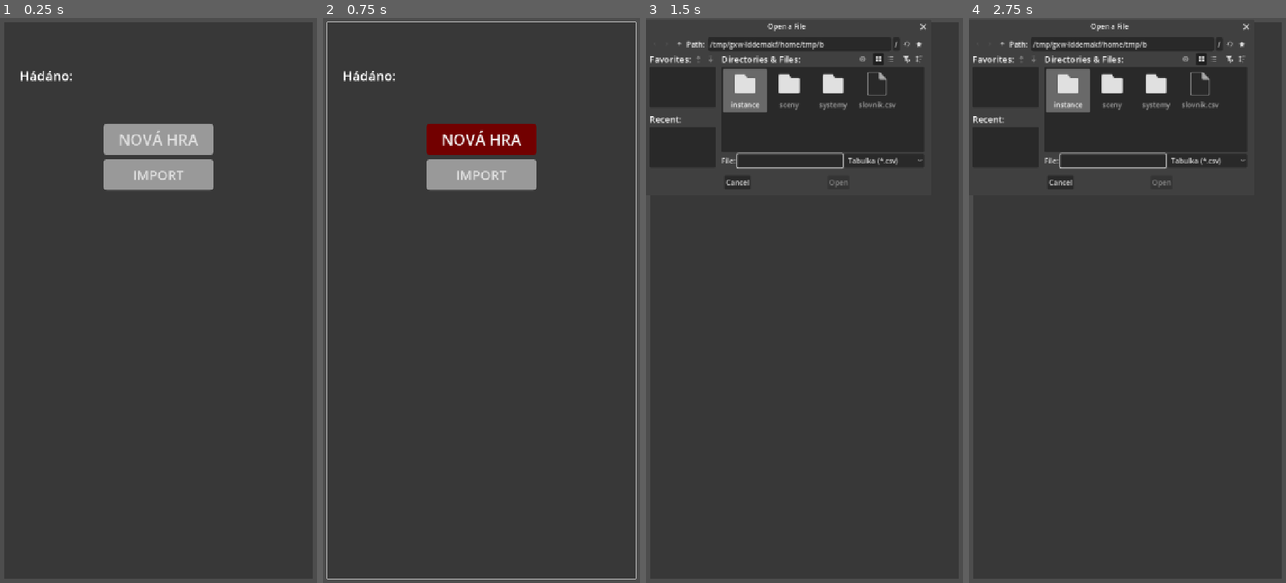
Above: before the commit, frames 1-4 (left to right).
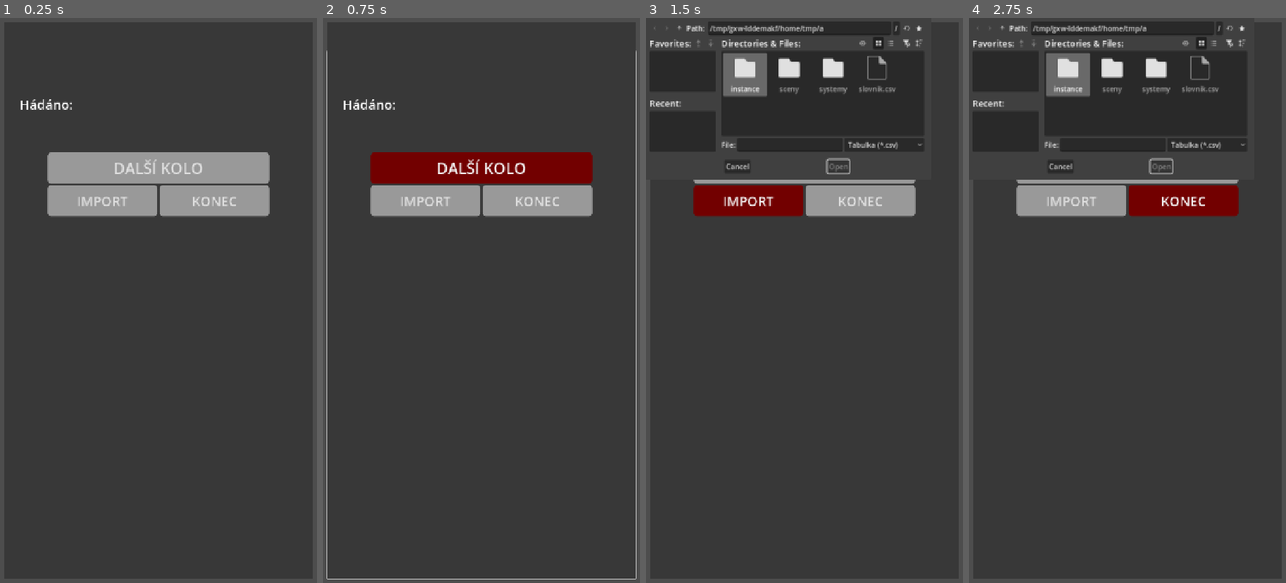
Above: after the commit, the same moments.

Repository: hyearchom/clueword
Game: Godot game, scene res://sceny/Hra.tscn
The game is run twice, just before and just after one commit, with the same random seed, the same clock (stepped at 60 frames per second) and the same inputs.
Inputs (mouse positions are in pixels of both pictures, inside the frame that each line leads up to):
- Up to frame 1 (0.25 s): no input
- Up to frame 2 (0.75 s): click "NOVÁ HRA" (after the commit: "DALŠÍ KOLO") at 0.5 s
- Up to frame 3 (1.5 s): click "IMPORT" at 1.25 s
- Up to frame 4 (2.75 s): click (1184, 198) at 2 s, where only the run after the commit has a clickable "KONEC"

The runs differ from the first frame. In frame 1, 8.4% of the frame differs, in the area x 6-86%, y 9-36%; in frame 2, 9.7%, in the area x 1-99%, y 0-36%; in frame 3, 8.8%; in frame 4, 8.8%.

Commit message:
V 0.8
Added import native support for csv table

Fix issue with word level evaluation

Diff:
--- a/instance/slovo.gd
+++ b/instance/slovo.gd
@@ -27,7 +27,7 @@
 	hadanka = randi_range(0,1)
 	dvojice[hadanka].text = zakodovat(dvojice[hadanka].text)
 
-	Databaze.zmenit_uroven(original, Chyby.MAXIMUM -1)
+	Databaze.zmenit_uroven(original, int(Chyby.MAXIMUM -1))
 
 func zakodovat(slovo: String) -> String:
 	var tajemka: String = ""
@@ -63,5 +63,4 @@
 		hadane_slovo.text[pozice] = pismeno
 	if not "*" in hadane_slovo.text:
 		vyreseno = true
-		Databaze.zmenit_uroven(original, -Chyby.pocet +Chyby.MAXIMUM)
-		#Databaze.ulozit_tabulku()
+		Databaze.zmenit_uroven(original, int(-Chyby.MAXIMUM +Chyby.pocet))
--- a/project.godot
+++ b/project.godot
@@ -11,7 +11,7 @@
 [application]
 
 config/name="Clueword"
-config/version="0.7"
+config/version="0.8"
 run/main_scene="uid://ctvyxn3egr5bj"
 config/features=PackedStringArray("4.7", "GL Compatibility")
 config/icon="res://icon.svg"
--- a/sceny/Hadani.gd
+++ b/sceny/Hadani.gd
@@ -5,7 +5,7 @@
 
 var souhrn_odpovedi: Array
 
-@onready var Pouzite: Label = $"../Prvky/Dole/Stav/Pouzita/Pismena"
+@onready var Pouzite: Label = $"../Prvky/Stav/Pouzita/Pismena"
 
 func _ready() -> void:
 	aktivace(false)
--- a/sceny/Hra.gd
+++ b/sceny/Hra.gd
@@ -2,10 +2,10 @@
 
 @onready var Mapa: MarginContainer = $Mapa
 @onready var Hadani: Node = $Mapa/Hadani
-@onready var Stav: VBoxContainer = $Mapa/Prvky/Dole/Stav
+@onready var Stav: VBoxContainer = $Mapa/Prvky/Stav
 @onready var Chyby: Label = Stav.get_node(^"Chyby")
 @onready var Oznameni: Label = Stav.get_node(^"Oznameni")
-@onready var Pouzita: Label = $Mapa/Prvky/Dole/Stav/Pouzita/Pismena
+@onready var Pouzita: Label = $Mapa/Prvky/Stav/Pouzita/Pismena
 
 
 func _ready() -> void:
@@ -35,3 +35,7 @@
 	Chyby.vynulovat()
 	Mapa.nove_kolo()
 	Hadani.aktivace(true)
+
+
+func zavrit() -> void:
+	get_tree().quit()
--- a/sceny/Hra.tscn
+++ b/sceny/Hra.tscn
@@ -56,7 +56,7 @@
 size_flags_vertical = 3
 theme = SubResource("Theme_cxnpc")
 theme_override_constants/margin_left = 10
-theme_override_constants/margin_top = 10
+theme_override_constants/margin_top = 75
 theme_override_constants/margin_right = 10
 theme_override_constants/margin_bottom = 10
 script = ExtResource("2_imq26")
@@ -77,78 +77,81 @@
 layout_mode = 2
 theme_override_constants/separation = 15
 
-[node name="Dole" type="HBoxContainer" parent="Mapa/Prvky" unique_id=1650166470]
-custom_minimum_size = Vector2(0, 150)
-layout_mode = 2
-size_flags_vertical = 0
-alignment = 1
-
-[node name="Stav" type="VBoxContainer" parent="Mapa/Prvky/Dole" unique_id=170100127]
+[node name="Stav" type="VBoxContainer" parent="Mapa/Prvky" unique_id=170100127]
 layout_mode = 2
 size_flags_horizontal = 3
 size_flags_vertical = 0
 theme_override_constants/separation = 10
 
-[node name="Chyby" type="Label" parent="Mapa/Prvky/Dole/Stav" unique_id=1447657097 node_paths=PackedStringArray("Hadani") groups=["chyby"]]
+[node name="Chyby" type="Label" parent="Mapa/Prvky/Stav" unique_id=1447657097 node_paths=PackedStringArray("Hadani") groups=["chyby"]]
 layout_mode = 2
 label_settings = SubResource("LabelSettings_nsmsb")
 horizontal_alignment = 1
 script = ExtResource("4_j7enp")
-Hadani = NodePath("../../../../Hadani")
+Hadani = NodePath("../../../Hadani")
 
-[node name="Pouzita" type="HBoxContainer" parent="Mapa/Prvky/Dole/Stav" unique_id=920881563]
+[node name="Pouzita" type="HBoxContainer" parent="Mapa/Prvky/Stav" unique_id=920881563]
 layout_mode = 2
 
-[node name="Mezera" type="Control" parent="Mapa/Prvky/Dole/Stav/Pouzita" unique_id=1830581555]
+[node name="Mezera" type="Control" parent="Mapa/Prvky/Stav/Pouzita" unique_id=1830581555]
 custom_minimum_size = Vector2(30, 0)
 layout_mode = 2
 
-[node name="Popis" type="Label" parent="Mapa/Prvky/Dole/Stav/Pouzita" unique_id=354746637]
+[node name="Popis" type="Label" parent="Mapa/Prvky/Stav/Pouzita" unique_id=354746637]
 layout_mode = 2
 text = "Hádáno:"
 label_settings = SubResource("LabelSettings_imq26")
 horizontal_alignment = 1
 
-[node name="Pismena" type="Label" parent="Mapa/Prvky/Dole/Stav/Pouzita" unique_id=125522149]
+[node name="Pismena" type="Label" parent="Mapa/Prvky/Stav/Pouzita" unique_id=125522149]
 layout_mode = 2
 size_flags_horizontal = 3
 text = " "
 label_settings = SubResource("LabelSettings_imq26")
 horizontal_alignment = 1
 
-[node name="Oznameni" type="Label" parent="Mapa/Prvky/Dole/Stav" unique_id=940126716]
+[node name="Oznameni" type="Label" parent="Mapa/Prvky/Stav" unique_id=940126716]
 layout_mode = 2
 label_settings = SubResource("LabelSettings_j7enp")
 horizontal_alignment = 1
 uppercase = true
 
-[node name="NaStred" type="HBoxContainer" parent="Mapa/Prvky/Dole/Stav" unique_id=1142734582]
+[node name="NaStred" type="HBoxContainer" parent="Mapa/Prvky/Stav" unique_id=1142734582]
 layout_mode = 2
 alignment = 1
 
-[node name="Nova_hra" type="Button" parent="Mapa/Prvky/Dole/Stav/NaStred" unique_id=1646957082]
+[node name="PodSebou" type="VBoxContainer" parent="Mapa/Prvky/Stav/NaStred" unique_id=1591540971]
+layout_mode = 2
+
+[node name="Nova_hra" type="Button" parent="Mapa/Prvky/Stav/NaStred/PodSebou" unique_id=1646957082]
 custom_minimum_size = Vector2(250, 70)
 layout_mode = 2
 theme_override_font_sizes/font_size = 35
-text = "NOVÁ HRA"
+text = "DALŠÍ KOLO"
 
-[node name="NaStred2" type="HBoxContainer" parent="Mapa/Prvky/Dole/Stav" unique_id=1599799356]
+[node name="VedleSebe" type="HBoxContainer" parent="Mapa/Prvky/Stav/NaStred/PodSebou" unique_id=1525159321]
 layout_mode = 2
-alignment = 1
 
-[node name="Importovat" type="Button" parent="Mapa/Prvky/Dole/Stav/NaStred2" unique_id=1931515881 node_paths=PackedStringArray("Vyber_souboru", "Hra")]
+[node name="Importovat" type="Button" parent="Mapa/Prvky/Stav/NaStred/PodSebou/VedleSebe" unique_id=1931515881 node_paths=PackedStringArray("Vyber_souboru", "Hra")]
 custom_minimum_size = Vector2(250, 70)
 layout_mode = 2
 theme_override_font_sizes/font_size = 30
 text = "IMPORT"
 script = ExtResource("5_cxnpc")
-Vyber_souboru = NodePath("../../../../../../Vyber_souboru")
-Hra = NodePath("../../../../../..")
+Vyber_souboru = NodePath("../../../../../../../Vyber_souboru")
+Hra = NodePath("../../../../../../..")
+
+[node name="Ukoncit" type="Button" parent="Mapa/Prvky/Stav/NaStred/PodSebou/VedleSebe" unique_id=1910250768]
+custom_minimum_size = Vector2(250, 70)
+layout_mode = 2
+theme_override_font_sizes/font_size = 30
+text = "KONEC"
 
 [node name="Vyber_souboru" type="FileDialog" parent="." unique_id=71185896]
 oversampling_override = 1.0
 script = ExtResource("5_imq26")
 
 [connection signal="text_changed" from="Mapa/Hadani" to="Mapa/Hadani" method="_overit_pismeno"]
-[connection signal="pressed" from="Mapa/Prvky/Dole/Stav/NaStred/Nova_hra" to="." method="nova_hra"]
-[connection signal="pressed" from="Mapa/Prvky/Dole/Stav/NaStred2/Importovat" to="Mapa/Prvky/Dole/Stav/NaStred2/Importovat" method="_stisk"]
+[connection signal="pressed" from="Mapa/Prvky/Stav/NaStred/PodSebou/Nova_hra" to="." method="nova_hra"]
+[connection signal="pressed" from="Mapa/Prvky/Stav/NaStred/PodSebou/VedleSebe/Importovat" to="Mapa/Prvky/Stav/NaStred/PodSebou/VedleSebe/Importovat" method="_stisk"]
+[connection signal="pressed" from="Mapa/Prvky/Stav/NaStred/PodSebou/VedleSebe/Ukoncit" to="." method="zavrit"]
--- a/slovnik.csv
+++ b/slovnik.csv
@@ -29,8 +29,8 @@
 stall motor,zarazit motor,0
 thorougly,důkladně,0
 consonant,souhláska,0
-bum,tulák,0
-crude,surový,12
+bum,tulák,12
+crude,surový,0
 ravage,zničit,0
 hummingbird,kolibřík,0
 digress,odbočovat,0
@@ -60,7 +60,7 @@
 fumble,přehmat,0
 despondent,sklíčený,0
 vigor,ráznost,0
-fortitude,odolnost,0
+fortitude,odolnost,12
 affable,přívětivý,0
 entail,zahrnovat,0
 stifle,dusit,0
@@ -85,7 +85,7 @@
 astray,zbloudit,0
 fondly,láskyplně,0
 reckoning,zúčtování,0
-marrow,dřeň,12
+marrow,dřeň,0
 slur,nadávka,0
 daft,pitomý,0
 flail,ohánět,0
@@ -139,9 +139,9 @@
 scrutiny,kontrola,0
 cilantro,koriandr,0
 infallible,neomylný,0
-default,prodlení,0
+default,prodlení,12
 valiant,udatný,0
-slice,plátek,12
+slice,plátek,0
 scoff,posmívat se,0
 coax,uchlácholit,0
 clinch,skoba,0
--- a/systemy/Databaze.gd
+++ b/systemy/Databaze.gd
@@ -1,9 +1,8 @@
 extends Resource
 
 var tabulka: Dictionary
+var hlavicka: PackedStringArray = [] #For saving purposes
 var cesta_k_tabulce: String
-
-var hlavicka: PackedStringArray = []
 
 
 func importuj_csv(cesta: String) -> void:
@@ -63,6 +62,9 @@
 
 
 func ulozit_tabulku() -> void:
+	if not tabulka:
+		return
+
 	var soubor := FileAccess.open(cesta_k_tabulce, FileAccess.WRITE)
 	if soubor == null:
 		push_warning("Nelze otevřít soubor tabulky")
@@ -81,6 +83,7 @@
 
 
 func zmenit_uroven(slovo: String, hodnota: int) -> void:
+	#printt(tabulka[slovo].uroven, hodnota)
 	tabulka[slovo].uroven += hodnota
 	tabulka[slovo].uroven = max(0, tabulka[slovo].uroven)
 
--- a/systemy/vyber_souboru.gd
+++ b/systemy/vyber_souboru.gd
@@ -2,7 +2,10 @@
 
 
 func _ready() -> void:
+	use_native_dialog = true
 	access = FileDialog.ACCESS_FILESYSTEM
+	file_mode = FileDialog.FILE_MODE_OPEN_FILE
+	filters = PackedStringArray(["*.csv; Tabulka"])
 	#current_dir = OS.get_system_dir(OS.SYSTEM_DIR_DESKTOP)
 	canceled.connect(vycistit)
 	file_selected.connect(vycistit.unbind(1))
@@ -11,15 +14,10 @@
 
 func zobrazit() -> void:
 	show()
-	popup()
-	file_mode = FileDialog.FILE_MODE_OPEN_FILE
-	filters = PackedStringArray(["*.csv; Tabulka"])
-	#else:
-		#file_mode = FileDialog.FILE_MODE_OPEN_DIR
-		#filters = PackedStringArray([])
 
 
 func vycistit() -> void:
+	hide()
 	clear_filters()
 	current_file = ""
 	current_path = ""
Not shown, changed: export_presets.cfg
